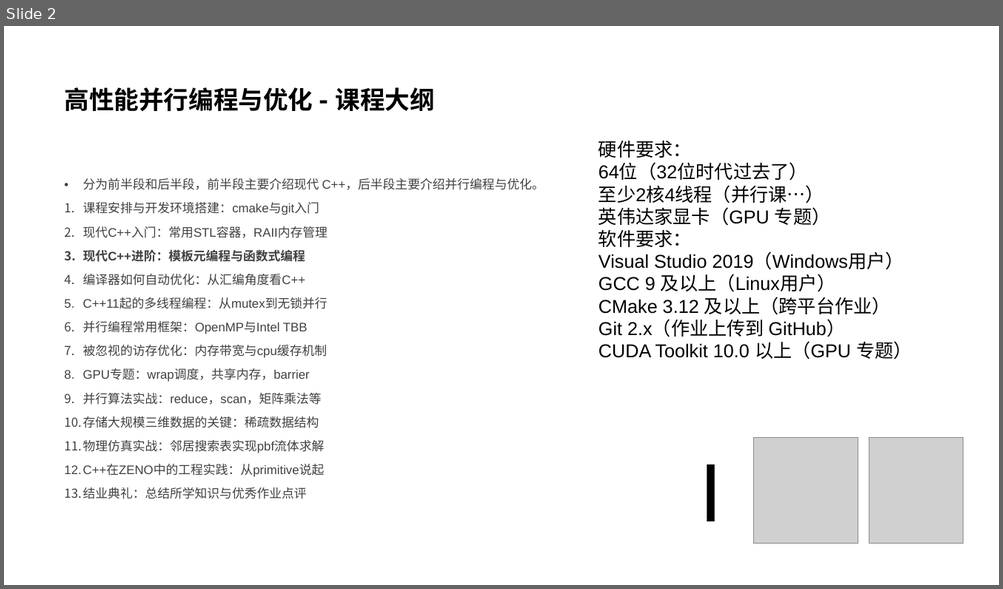
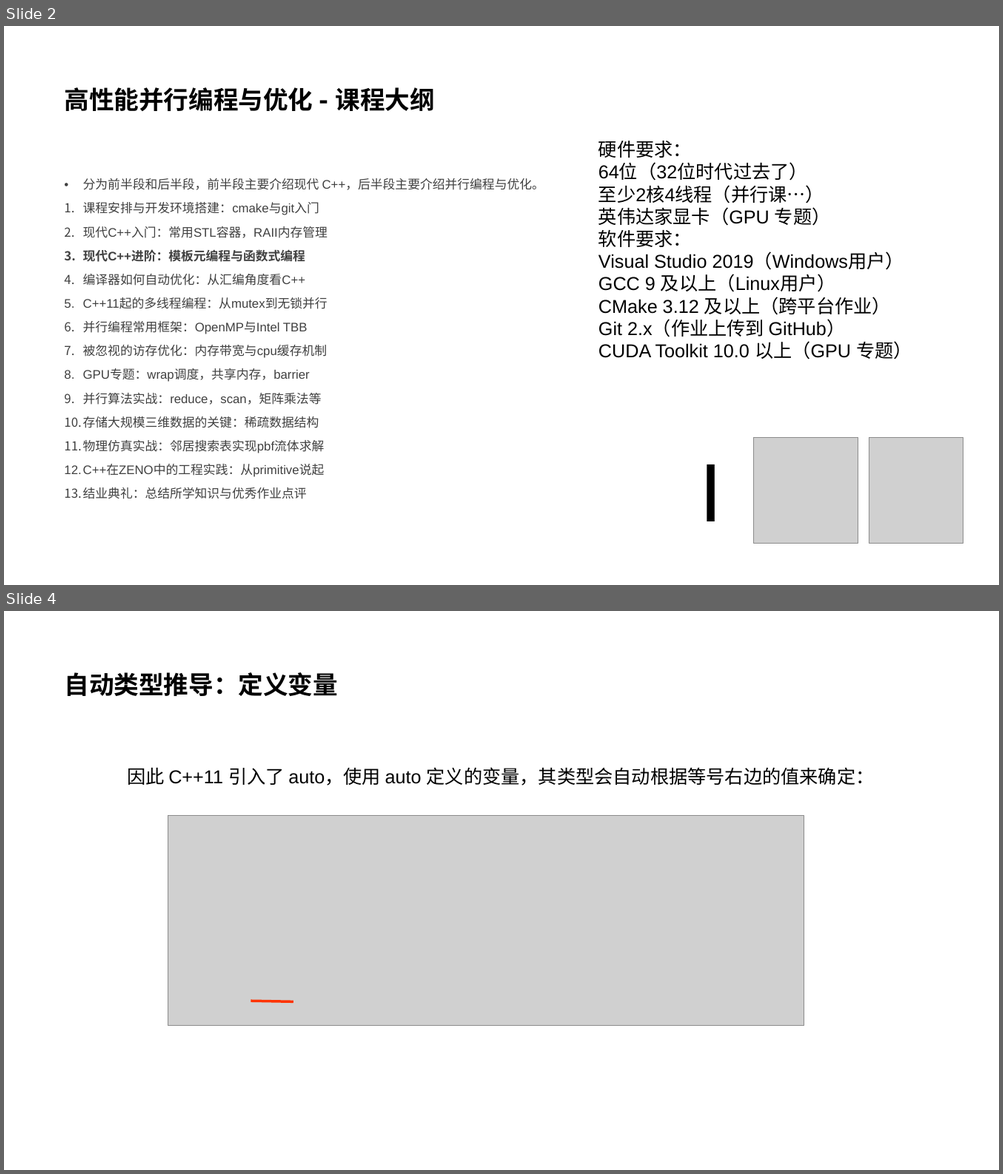
Before and after one commit to parallel101/course, a slide deck: 03/slides.pptx. Shown one above the other, each under a label of ours: slide 2 before the commit, slides 2 and 4 after it; the slides between them are not shown. The pictures are 1003x589 and 1003x1174 pixels, drawn with LibreOffice and Linux fonts; fonts in the diff are those of the drawing; grey boxes stand for pictures; background and template pictures are left out. Boxes give left, top, right and bottom in pixels: in the first picture for what was removed or moved away, otherwise in the second. Text is boxed around its words. In the diff, an @@ line names an element or a change of style, - is before the commit and + after.

```diff
--- a/03/slides.pptx
+++ b/03/slides.pptx
@@ slide 4 added at [4, 611, 999, 1170], background #FFFFFF @@
@@ title added at [64, 672, 338, 696], 24 pt, text #000000, bold @@
+自动类型推导：定义变量
@@ text added at [127, 767, 874, 786], 18 pt, text #000000 @@
+因此 C++11 引入了 auto，使用 auto 定义的变量，其类型会自动根据等号右边的值来确定：
@@ picture added at [168, 815, 804, 1026] @@
@@ line added from (251, 1001) to (293, 1002), #FF3300 2.5 pt @@
```
Also in this commit, not shown: 11 other slides added, 1 slide removed, 12 other files.
